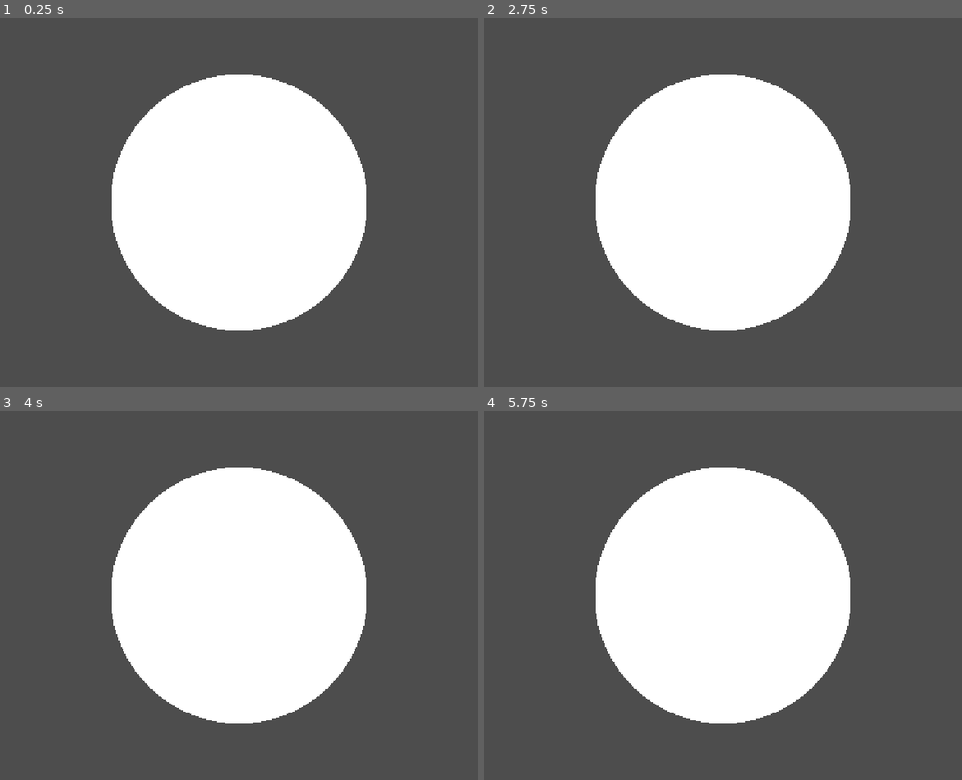
Above: before the commit, frames 1-4 (two rows, left to right).
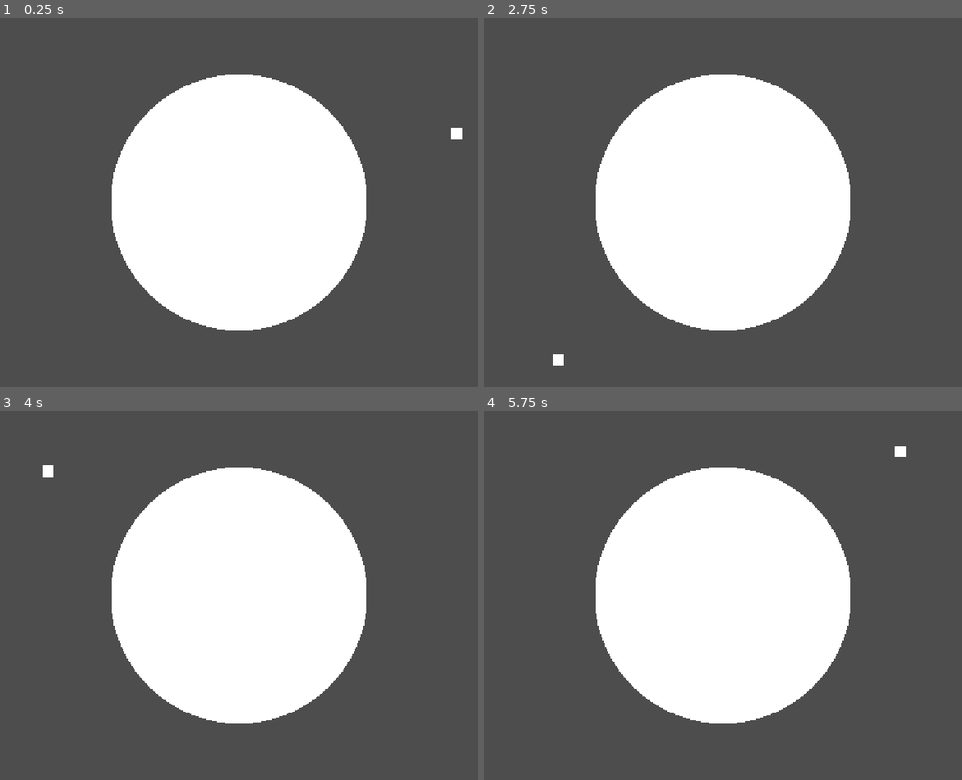
Above: after the commit, the same moments.

Repository: SpookyPlagueDoc777/Orbit-game
Game: Godot game, scene res://Scenes/Game/main_node.tscn
The game is run twice, just before and just after one commit, with the same random seed, the same clock (stepped at 60 frames per second) and the same inputs.
Inputs (mouse positions are in pixels of both pictures, inside the frame that each line leads up to):
- Up to frame 1 (0.25 s): no input
- Up to frame 2 (2.75 s): move the mouse to (866, 184) at 0.52 s; click (866, 184) at 0.67 s; move the mouse to (593, 220) at 1.27 s; click (593, 220) at 1.42 s; tap Enter at 2 s; move the mouse to (789, 121) at 2.02 s; click (789, 121) at 2.17 s
- Up to frame 3 (4 s): tap Space at 2.75 s; move the mouse to (205, 669) at 2.77 s; click (205, 669) at 2.92 s; move the mouse to (434, 650) at 3.52 s; click (434, 650) at 3.67 s
- Up to frame 4 (5.75 s): tap Enter at 4.25 s; move the mouse to (527, 540) at 4.27 s; click (527, 540) at 4.42 s; tap Space at 5 s; move the mouse to (756, 595) at 5.02 s; click (756, 595) at 5.17 s

The runs differ from the first frame. In frame 1, less than 0.1% of the frame differs, in the area x 94-97%, y 29-33%; in frame 2, less than 0.1%; in frame 3, less than 0.1%; in frame 4, less than 0.1%.

Commit message:
satellite spin??
oo satelitos

Diff:
--- a/Code/Game/game_scene.gd
+++ b/Code/Game/game_scene.gd
@@ -32,10 +32,9 @@
 			if event.button_index == MOUSE_BUTTON_MIDDLE:
 				panning = false
 	if event is InputEventMouseMotion && panning:
-		camera.position = camerapos + panoffset - camera.get_local_mouse_position()
+		camera.position = camerapos - (camera.get_local_mouse_position() - panoffset)
 
 func zoom_at(zoom_scale: float):
-	var localpos = camera.get_local_mouse_position()
+	var oldglobal = camera.get_global_mouse_position()
 	camera.zoom *= Vector2(zoom_scale, zoom_scale)
-	print(get_local_mouse_position())
-	camera.offset = get_global_mouse_position() + localpos * camera.zoom
+	camera.position -= camera.get_global_mouse_position()-oldglobal
--- /dev/null
+++ b/Code/Game/satellite.gd
@@ -0,0 +1,27 @@
+extends CharacterBody2D
+
+class_name satellite
+
+@export_category("Satellite Stats")
+@export var satellitename: String
+@export var health: float
+@export var orbitradius: float
+@export var baseangle: float
+
+# Called when the node enters the scene tree for the first time.
+func _ready() -> void:
+	pass # Replace with function body.
+
+
+# Called every frame. 'delta' is the elapsed time since the previous frame.
+func _process(delta: float) -> void:
+	orbit_planet()
+
+func orbit_planet() -> void:
+	var orbitspeed: float = sqrt(Global.G * Global.planetmass / orbitradius)
+	baseangle = fmod(baseangle + orbitspeed * get_process_delta_time() / orbitradius, (2 * PI))
+	var x_pos: float = cos(baseangle)
+	var y_pos: float = sin(baseangle)
+
+	position.x = orbitradius * x_pos
+	position.y = orbitradius * y_pos
--- /dev/null
+++ b/Code/Globals/global.gd
@@ -0,0 +1,14 @@
+extends Node
+# In Petagrams
+
+const G: float = 66.743
+const planetmass: int = 1105716
+
+# Called when the node enters the scene tree for the first time.
+func _ready() -> void:
+	pass # Replace with function body.
+
+
+# Called every frame. 'delta' is the elapsed time since the previous frame.
+func _process(delta: float) -> void:
+	pass
--- /dev/null
+++ b/Scenes/Game/GameClass/satellite.tscn
@@ -0,0 +1,17 @@
+[gd_scene format=3 uid="uid://bb6amt7kskmfb"]
+
+[ext_resource type="Script" uid="uid://rv83iop2l27h" path="res://Code/Game/satellite.gd" id="1_hqybh"]
+
+[sub_resource type="BoxMesh" id="BoxMesh_g4v7s"]
+
+[sub_resource type="RectangleShape2D" id="RectangleShape2D_g4v7s"]
+
+[node name="Satellite" type="CharacterBody2D" unique_id=1265870302]
+script = ExtResource("1_hqybh")
+
+[node name="MeshInstance2D" type="MeshInstance2D" parent="." unique_id=342940062]
+scale = Vector2(20, 20)
+mesh = SubResource("BoxMesh_g4v7s")
+
+[node name="CollisionShape2D" type="CollisionShape2D" parent="." unique_id=1004951536]
+shape = SubResource("RectangleShape2D_g4v7s")
--- a/Scenes/Game/game_scene.tscn
+++ b/Scenes/Game/game_scene.tscn
@@ -1,14 +1,32 @@
 [gd_scene format=3 uid="uid://cbp01vsjbcswu"]
 
 [ext_resource type="Script" uid="uid://cdqfab7csu16f" path="res://Code/Game/game_scene.gd" id="1_ctr27"]
+[ext_resource type="PackedScene" uid="uid://bb6amt7kskmfb" path="res://Scenes/Game/GameClass/satellite.tscn" id="2_c53t7"]
 
 [sub_resource type="SphereMesh" id="SphereMesh_g4v7s"]
 
 [node name="GameScene" type="Node2D" unique_id=1484544398]
 script = ExtResource("1_ctr27")
 
-[node name="MeshInstance2D" type="MeshInstance2D" parent="." unique_id=1303857469]
+[node name="Camera2D" type="Camera2D" parent="." unique_id=1016955510]
+
+[node name="Node2D" type="Node2D" parent="." unique_id=1177193644]
+
+[node name="MeshInstance2D" type="MeshInstance2D" parent="Node2D" unique_id=1303857469]
 scale = Vector2(450, 450)
 mesh = SubResource("SphereMesh_g4v7s")
 
-[node name="Camera2D" type="Camera2D" parent="." unique_id=1016955510]
+[node name="Satellites" type="Node2D" parent="Node2D" unique_id=765053489]
+
+[node name="Satellite" parent="Node2D/Satellites" unique_id=188818874 instance=ExtResource("2_c53t7")]
+position = Vector2(251.84459, -163.01627)
+satellitename = "Satelitus"
+health = 100.0
+orbitradius = 400.0
+baseangle = 5.7087181712677175
+
+[node name="Satellite2" parent="Node2D/Satellites" unique_id=1265870302 instance=ExtResource("2_c53t7")]
+position = Vector2(251.84459, -163.01627)
+satellitename = "Satelitus"
+health = 100.0
+orbitradius = 1200.0
--- a/project.godot
+++ b/project.godot
@@ -14,6 +14,10 @@
 run/main_scene="uid://4wn3uv8oi2ep"
 config/features=PackedStringArray("4.7", "GL Compatibility")
 config/icon="res://icon.svg"
+
+[autoload]
+
+Global="*uid://dbaqj2vikhhb0"
 
 [display]
 
Not shown, added: Code/Game/satellite.gd.uid
Not shown, added: Code/Globals/global.gd.uid
